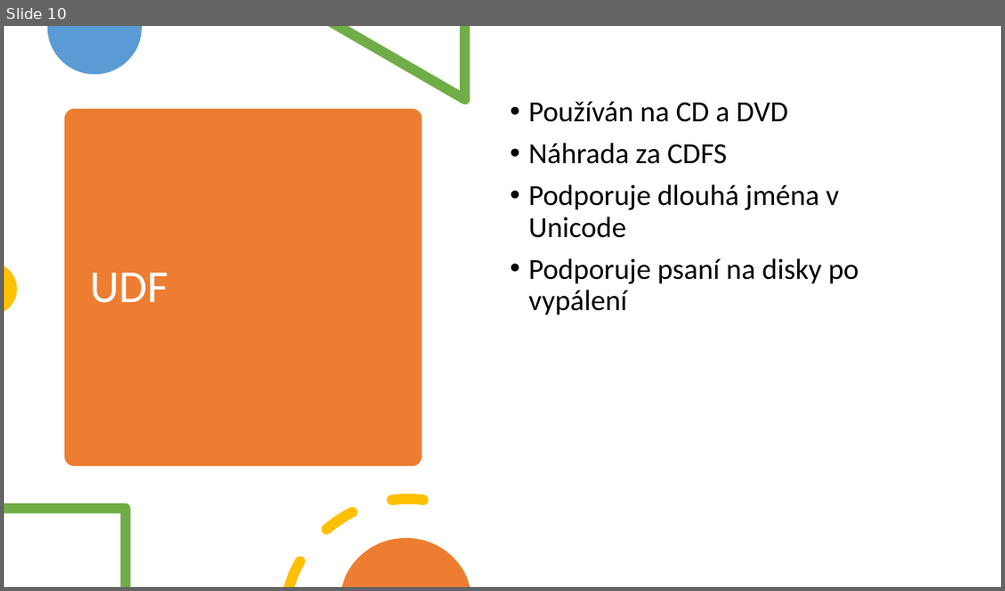
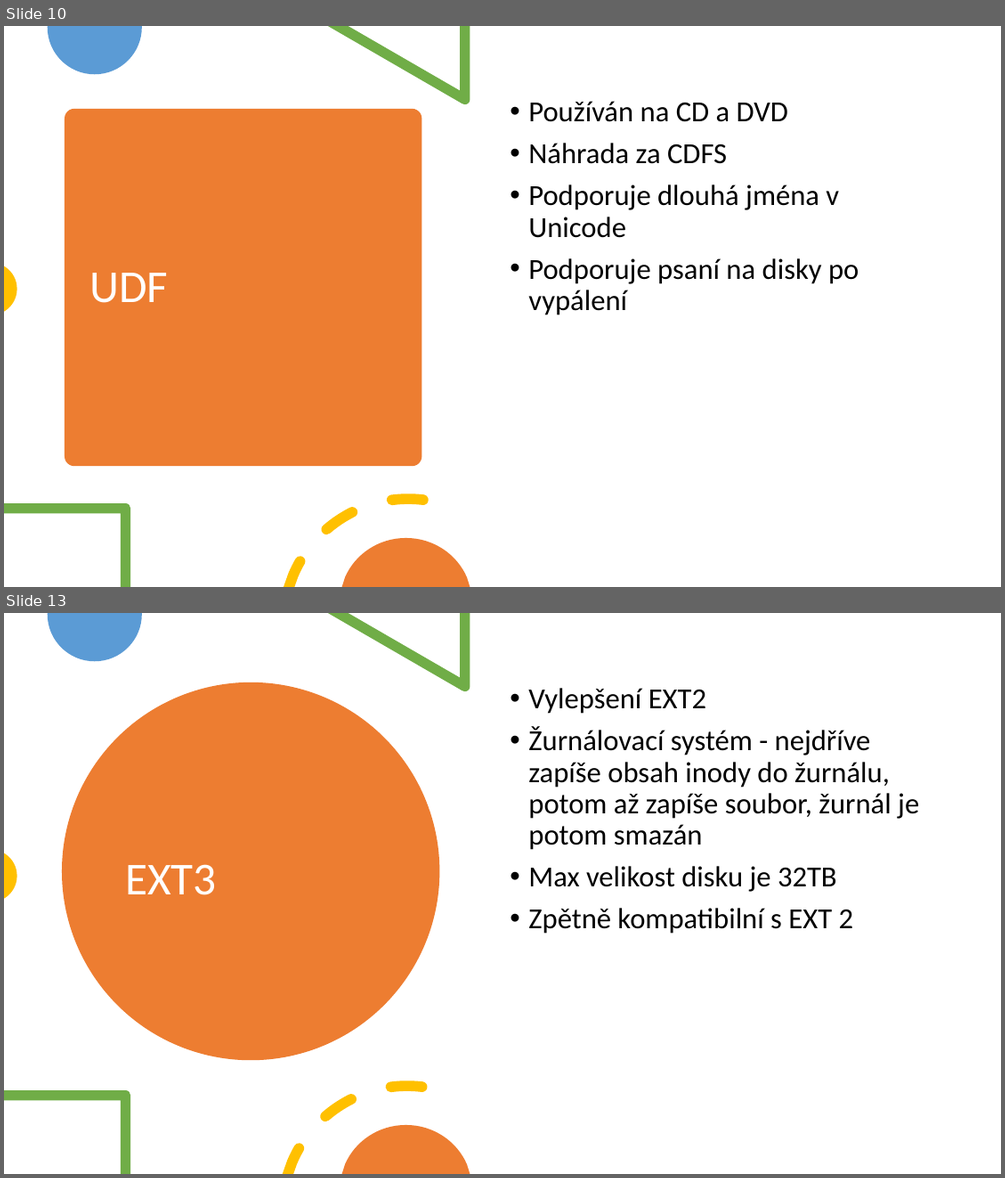
Before and after one commit to horvos/souborovesystemy, a slide deck: horvath.pptx. Shown one above the other, each under a label of ours: slide 10 before the commit, slides 10 and 13 after it; the slides between them are not shown. The pictures are 1005x591 and 1005x1178 pixels, drawn with LibreOffice and Linux fonts; fonts in the diff are those of the drawing. Boxes give left, top, right and bottom in pixels: in the first picture for what was removed or moved away, otherwise in the second. Text is boxed around its words. In the diff, an @@ line names an element or a change of style, - is before the commit and + after.

```diff
--- a/horvath.pptx
+++ b/horvath.pptx
@@ slide 13 added at box(4, 613, 1001, 1174), background #FFFFFF @@
@@ freeform shape added at box(48, 613, 142, 662), fill #5B9BD5 @@
@@ freeform shape added at box(328, 613, 469, 691), fill #70AD47 @@
@@ ellipse added at box(62, 682, 439, 1060), fill #ED7D31 @@
@@ text added at box(528, 688, 919, 933), 28 pt, text #000000 @@
+• Vylepšení EXT2
+• Žurnálovací systém - nejdříve zapíše obsah inody do žurnálu, potom až zapíše soubor, žurnál je potom smazán
+• Max velikost disku je 32TB
+• Zpětně kompatibilní s EXT 2
@@ freeform shape added at box(4, 853, 16, 898), fill #FFC000 @@
@@ title added at box(125, 864, 217, 895), 44 pt, text #FFFFFF @@
+EXT3
@@ freeform shape added at box(4, 1090, 130, 1174), fill #70AD47 @@
@@ freeform shape added at box(283, 1080, 428, 1174), fill #FFC000 @@
@@ freeform shape added at box(342, 1125, 469, 1174), fill #ED7D31 @@
```
Also in this commit, not shown: 2 slides changed, 3 other slides added.
